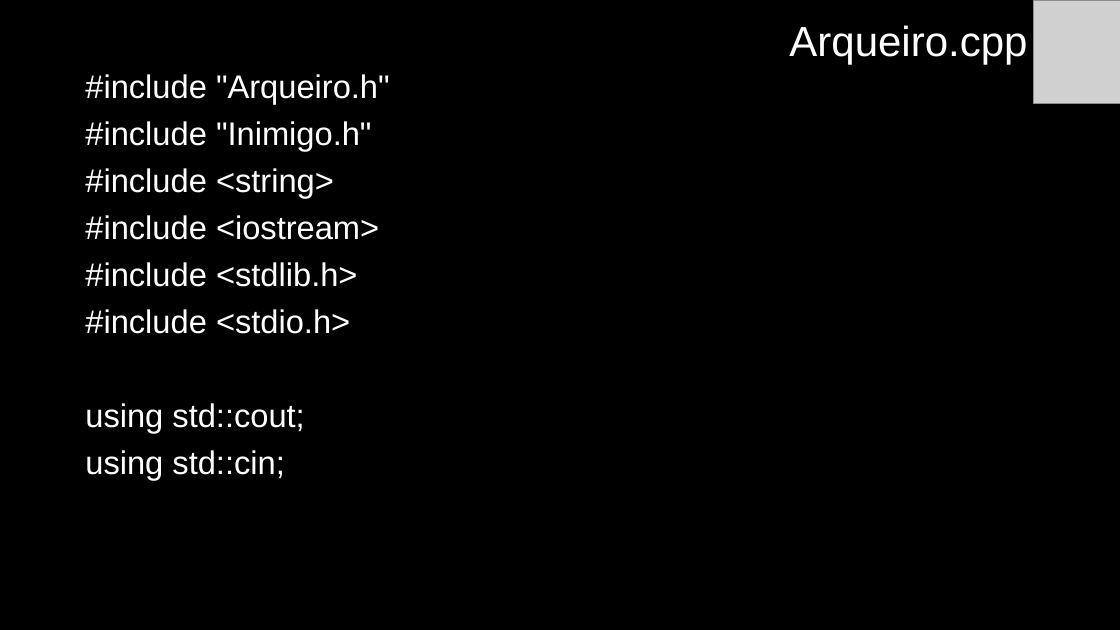
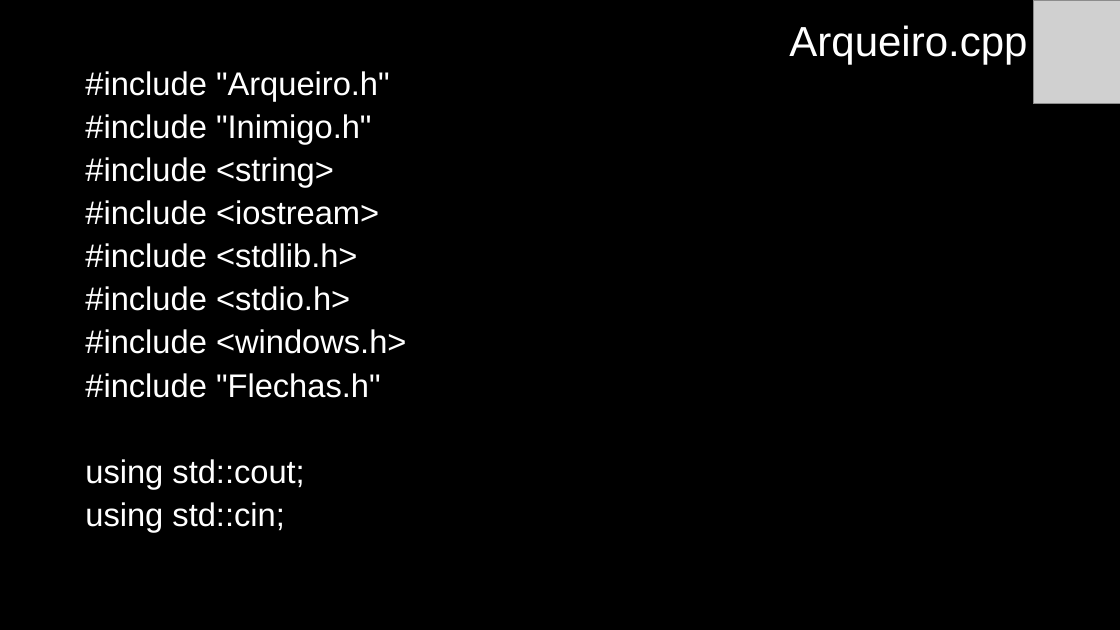
Before and after one commit to anaisabelamr/Arqueiro, a slide deck: slide 6 of Arqueiro/Arqueiro.pptx. Drawn at 1120x630 pixels with LibreOffice and Linux fonts; fonts in the diff are those of the drawing; grey boxes stand for pictures. Boxes give left, top, right and bottom in pixels: in the first picture for what was removed or moved away, otherwise in the second. Text is boxed around its words. In the diff, an @@ line names an element or a change of style, - is before the commit and + after.

Commit message:
Finalizada a classe Flecha

```diff
--- a/Arqueiro/Arqueiro.pptx
+++ b/Arqueiro/Arqueiro.pptx
@@ text at (x1=85, y1=71, x2=390, y2=532): line spacing 0.9 to 0.8 @@
@@ text at (x1=85, y1=329, x2=406, y2=398): paragraphs added @@
+#include <windows.h>
+#include "Flechas.h"
```
Also in this commit, not shown: 14 other slides changed, 8 slides added, 3 slides removed, 28 other files.
